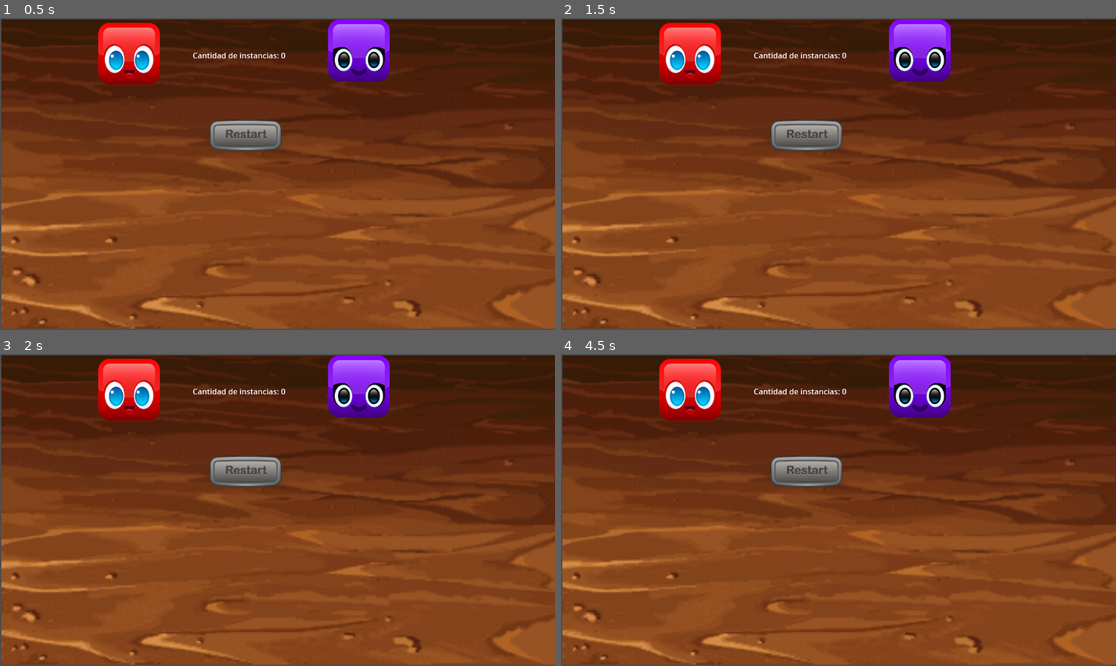
Above: before the commit, frames 1-4 (two rows, left to right).
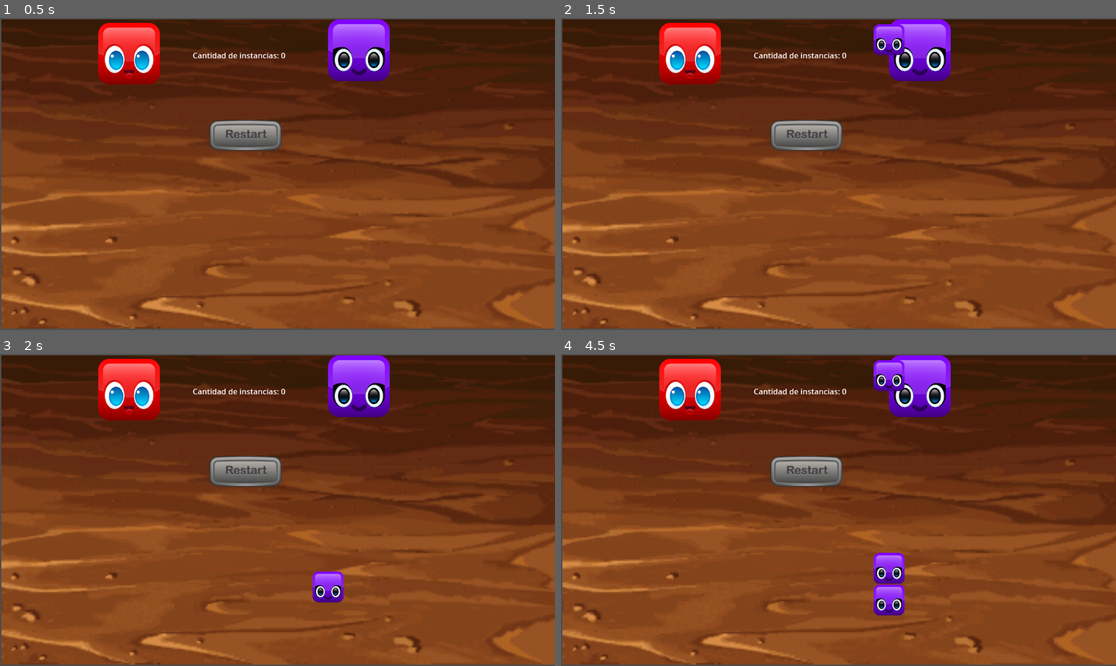
Above: after the commit, the same moments.

Repository: Rastelli1/seniales
Game: Godot game, scene res://scenes/Menu/Menu.tscn
Two runs of this game, one before a commit and one after it. Both use one fixed random seed, a clock stepped at 60 frames per second and the inputs below.
Inputs (mouse positions are in pixels of both pictures, inside the frame that each line leads up to):
- Up to frame 1 (0.5 s): no input
- Up to frame 2 (1.5 s): click (688, 52) at 0.5 s; click (921, 49) at 1.25 s
- Up to frame 3 (2 s): no input
- Up to frame 4 (4.5 s): click (688, 388) at 2.02 s; click (921, 385) at 2.75 s; click (688, 388) at 3.52 s; click (921, 385) at 4.25 s

Frame 1 is identical in both runs. In frame 2, 0.5% of the frame differs, in the area x 17-62%, y 1-13%; in frame 3, 0.6%; in frame 4, 1.6%, in the area x 17-62%, y 1-84%.

Commit message:
Creacion de la funcion "generate_block"
se creo la funcion "generate_block" en als escenas VioletGenerator y RedGenerator

Diff:
--- a/ejercicio_senales/scenes/Buttons/RedGenerator/RedGenerator.gd
+++ b/ejercicio_senales/scenes/Buttons/RedGenerator/RedGenerator.gd
@@ -1,5 +1,6 @@
 extends TextureButton
 
+var bloqueRojo=preload("res://scenes/Buttons/RedGenerator/RedGenerator.tscn")
 
 # Called when the node enters the scene tree for the first time.
 func _ready():
@@ -12,4 +13,8 @@
 
 
 func _on_button_down():
-	pass # Replace with function body.
+	generate_block()
+
+func generate_block():
+	var instancia=bloqueRojo.instantiate()
+	add_child(instancia)
--- a/ejercicio_senales/scenes/Buttons/VioletGenerator/VioletGenerator.gd
+++ b/ejercicio_senales/scenes/Buttons/VioletGenerator/VioletGenerator.gd
@@ -1,6 +1,6 @@
 extends TextureButton
 
-
+var bloqueVioleta=preload("res://scenes/Blocks/Violet/BlockViolet.tscn")
 # Called when the node enters the scene tree for the first time.
 func _ready():
 	pass # Replace with function body.
@@ -12,4 +12,8 @@
 
 
 func _on_button_down():
-	pass # Replace with function body.
+	generate_block()
+
+func generate_block():
+	var instancia=bloqueVioleta.instantiate()
+	add_child(instancia)
--- a/ejercicio_senales/scenes/Menu/Menu.gd
+++ b/ejercicio_senales/scenes/Menu/Menu.gd
@@ -9,11 +9,3 @@
 	# Constante "INSTANCES_TEXT" más el valor de "instancesCount" como Texto
 	$CountLabel.text = INSTANCES_TEXT + str(instancesCount)
 	pass
-
-
-func _on_red_generator_button_down():
-	pass # Replace with function body.
-
-
-func _on_violet_generator_button_down():
-	pass # Replace with function body.
--- a/ejercicio_senales/scenes/Menu/Menu.tscn
+++ b/ejercicio_senales/scenes/Menu/Menu.tscn
@@ -53,5 +53,5 @@
 text = "Cantidad de Instancias:
 "
 
-[connection signal="button_down" from="RedGenerator" to="." method="_on_red_generator_button_down"]
-[connection signal="button_down" from="VioletGenerator" to="." method="_on_violet_generator_button_down"]
+[connection signal="button_down" from="RedGenerator" to="RedGenerator" method="_on_button_down"]
+[connection signal="button_down" from="VioletGenerator" to="VioletGenerator" method="_on_button_down"]
